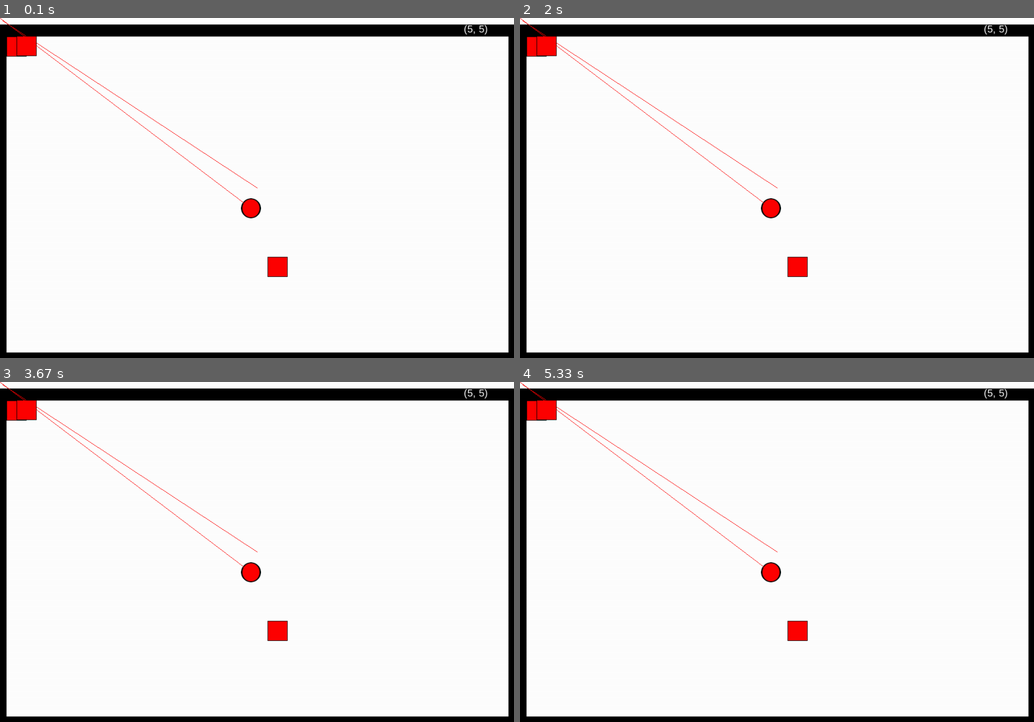
Above: before the commit, frames 1-4 (two rows, left to right).
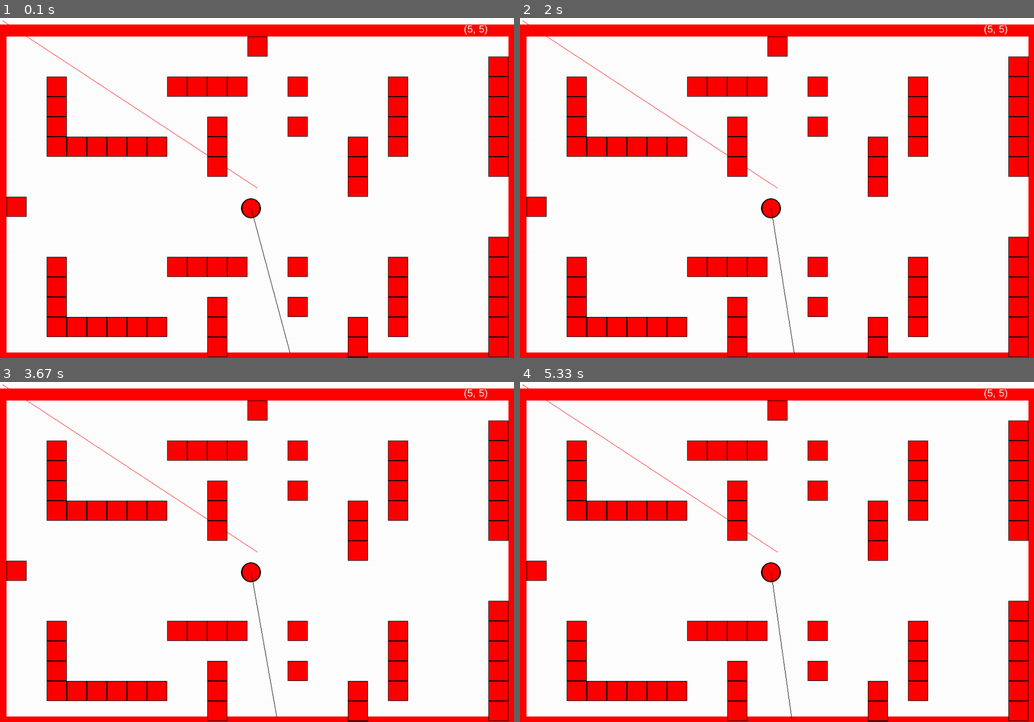
Above: after the commit, the same moments.

Repository: jonalfarlinga/lazars
Game: pygame game, started from lazars_main.py
Same seed, same stepped clock (60 frames per second), same inputs: the game is played once before the commit and once after it.
Inputs:
- Up to frame 1 (0.1 s): no input
- Up to frame 2 (2 s): hold Right 0.33-0.8 s; hold Right 0.83-1.3 s; hold Left 1.33-1.87 s; hold Left from 1.9 s (still down)
- Up to frame 3 (3.67 s): release Left at 2.3 s; hold Right 2.33-2.97 s; hold Left 3-3.47 s; hold Right from 3.5 s (still down)
- Up to frame 4 (5.33 s): release Right at 3.97 s; hold Right 4-4.47 s; hold Left 4.5-5.03 s; hold Left from 5.07 s (still down)

The runs differ from the first frame. In frame 1, 23% of the frame differs, in the area x 0-100%, y 0-100%; in frame 2, 23%; in frame 3, 23%; in frame 4, 23%.

Commit message:
one laser works, clips some terrain

Diff:
--- a/lazars_main.py
+++ b/lazars_main.py
@@ -36,6 +36,15 @@
         self.direction = 75  # facing in degrees
 
     def blit_sprite(self, surface):
+        keys = pygame.key.get_pressed()
+        if keys[pygame.K_LEFT]:
+            self.direction -= 1
+            if self.direction < 0:
+                self.direction = 359
+        elif keys[pygame.K_RIGHT]:
+            self.direction += 1
+            if self.direction > 359:
+                self.direction = 0
         surface.blit(
             source=self.image,
             dest=(self.rect.centerx-self.image.get_size()[0]//2,
@@ -55,7 +64,7 @@
                 segment = (segment[0], (0, 0))
             pygame.draw.line(
                 screen,
-                RED,
+                BLACK,
                 segment[0],
                 segment[1]
             )
@@ -65,7 +74,7 @@
     screen.fill(WHITE)
     pygame.draw.lines(
         screen,
-        BLACK,
+        RED,
         True,
         [
             (0, TOP_PAD),
@@ -83,25 +92,30 @@
 # create a surface on screen and initialize entities
 screen = pygame.display.set_mode((SCREEN_WIDTH, SCREEN_HEIGHT))
 borders = [
-    pygame.draw.line(screen, WHITE, (SCREEN_WIDTH-13, 12), (12, 12)),
-    pygame.draw.line(screen, WHITE, (0, TOP_PAD), (0, SCREEN_HEIGHT+TOP_PAD-1)),
-    pygame.draw.line(
+    pygame.draw.rect(
         screen,
         WHITE,
-        (12, SCREEN_HEIGHT+TOP_PAD-13),
-        (SCREEN_WIDTH-13, SCREEN_HEIGHT+TOP_PAD-13)
+        pygame.Rect(0, 0, SCREEN_WIDTH, TOP_PAD+BORDER_WIDTH)
     ),
-    pygame.draw.line(
+    pygame.draw.rect(
         screen,
         WHITE,
-        (SCREEN_WIDTH-13, SCREEN_HEIGHT+TOP_PAD-13),
-        (SCREEN_WIDTH-13, TOP_PAD+12)
+        pygame.Rect(0,0, BORDER_WIDTH, SCREEN_HEIGHT)
     ),
+    pygame.draw.rect(
+        screen,
+        WHITE,
+        pygame.Rect(0, SCREEN_HEIGHT-BORDER_WIDTH, SCREEN_WIDTH, BORDER_WIDTH)
+    ),
+    pygame.draw.rect(
+        screen,
+        WHITE,
+        pygame.Rect(SCREEN_WIDTH-BORDER_WIDTH, 0, BORDER_WIDTH, SCREEN_HEIGHT)
+    )
 ]
 walls = pygame.sprite.Group()
 for wall in maps.testmap():
     walls.add(wall)
-walls.add(maps.Wall((53,56)))
 
 player = Player()
 player.rect.center = (500, 380)
@@ -125,7 +139,7 @@
                 # change the value to False, to exit the main loop
                 pygame.quit()
                 sys.exit()
-        pygame.time.delay(10)
+        pygame.time.delay(50)
         FramesPerSecond.tick(FPS)
         pygame.display.update()
 
--- a/maps.py
+++ b/maps.py
@@ -37,7 +37,7 @@
     return walls
 
 
-def testmap():
+def testmap2():
     '''
     Resolution
     25x18 blocks
@@ -67,7 +67,7 @@
     return array_to_walls(map)
 
 
-def testmap2():
+def testmap():
     '''
     Resolution
     25x18 blocks
--- a/vector_math.py
+++ b/vector_math.py
@@ -26,17 +26,25 @@
     return y1 + ((x2 - x1 / uvx) * uvy)
 
 
+def round(num):
+    test = num * 10
+    if test % 10 >= 5:
+        return math.ceil(num)
+    else:
+        return math.floor(num)
+
+
 def calculate_line(source, deg, rects):
     line_segments = []
-    while source and len(line_segments) < 3:
+    while source:
         bounce = None
         x1, y1 = source
-        uv = deg_to_vector(deg)
-        if uv[0] > 0:
+        uvx, uvy = deg_to_vector(deg)
+        if uvx > 0:
             collisions = []
             for x2 in range(x1+1, SCREEN_WIDTH):
-                y2 = int(
-                    linear_eq(source, x2, uv)
+                y2 = round(
+                    y1 + ((x2 - x1) / uvx * uvy)
                 )
                 for rect in rects:
                     if rect.collidepoint((x2, y2)):
@@ -51,6 +59,7 @@
             line_segments.append((source, bounce))
         if bounce:
             source = bounce
-        else:
-            bounce = None
+
+        # else:
+        source = None  # simplify for now
     return line_segments
